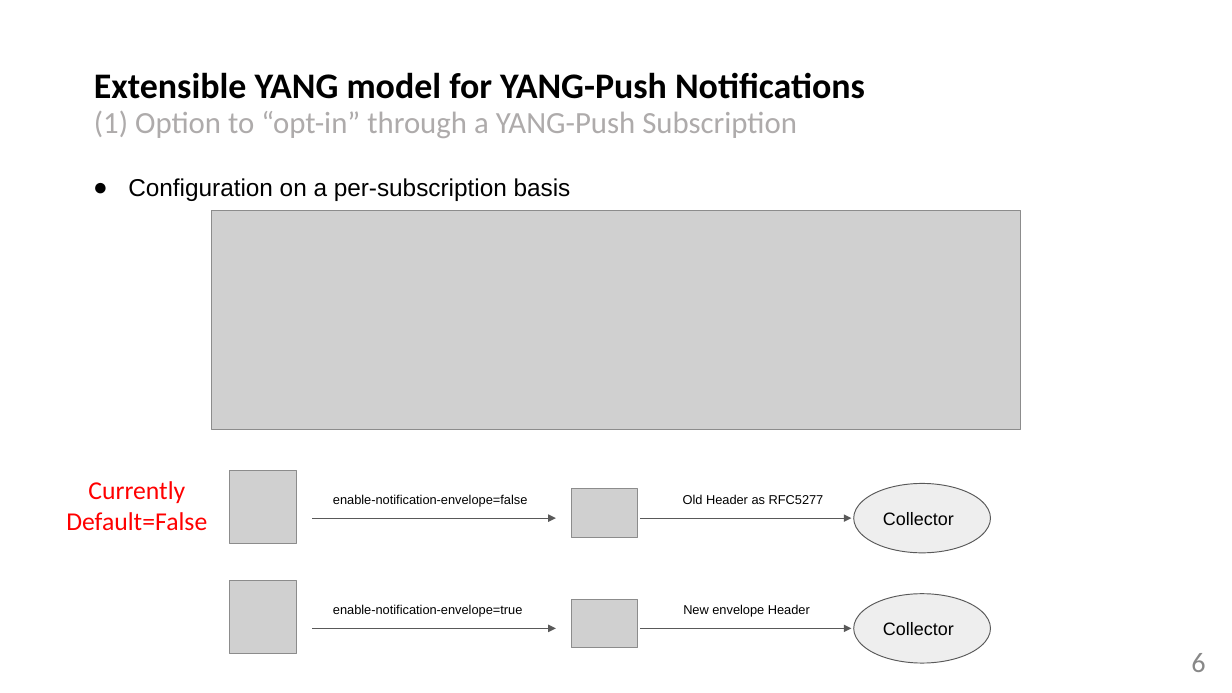
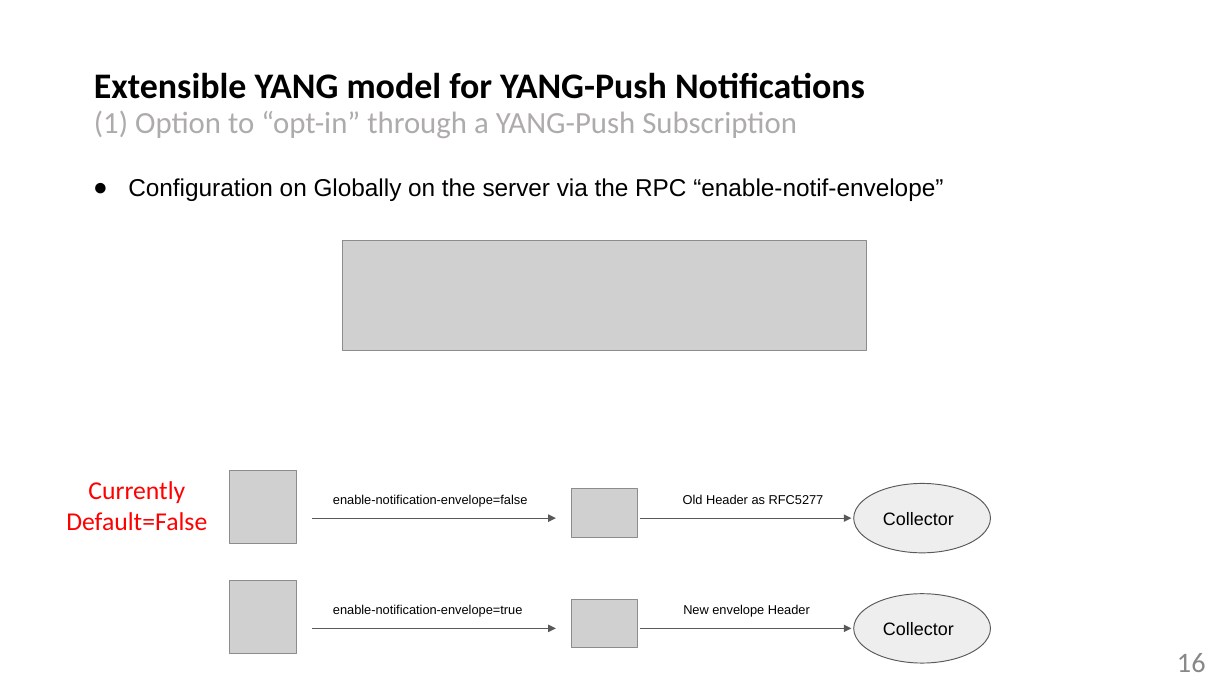
Before and after one commit to network-analytics/ietf-network-analytics-document-status, a slide deck: slide 16 of 122/NETCONF/netconf-nmop-interim-draft-netana-netconf-notif-envelope-02.pptx (slide 6 before the commit). Drawn at 1232x693 pixels with LibreOffice and Linux fonts; fonts in the diff are those of the drawing; grey boxes stand for pictures. Boxes give left, top, right and bottom in pixels: in the first picture for what was removed or moved away, otherwise in the second. Text is boxed around its words. In the diff, an @@ line names an element or a change of style, - is before the commit and + after.

Commit message:
notif-envelope

```diff
--- a/122/NETCONF/netconf-nmop-interim-draft-netana-netconf-notif-envelope-02.pptx
+++ b/122/NETCONF/netconf-nmop-interim-draft-netana-netconf-notif-envelope-02.pptx
@@ text removed at (128, 178, 571, 201) @@
-● Configuration on a per-subscription basis
@@ text added at (128, 178, 943, 201), 19 pt, text #000000 @@
+● Configuration on Globally on the server via the RPC “enable-notif-envelope”
@@ picture removed at (212, 211, 1021, 430) @@
@@ picture added at (343, 241, 867, 351) @@
@@ page number added at (1177, 653, 1206, 672), 22 pt, text #888888 @@
+16
```
Also in this commit, not shown: 10 other slides changed, 9 slides added, 1 other file.
